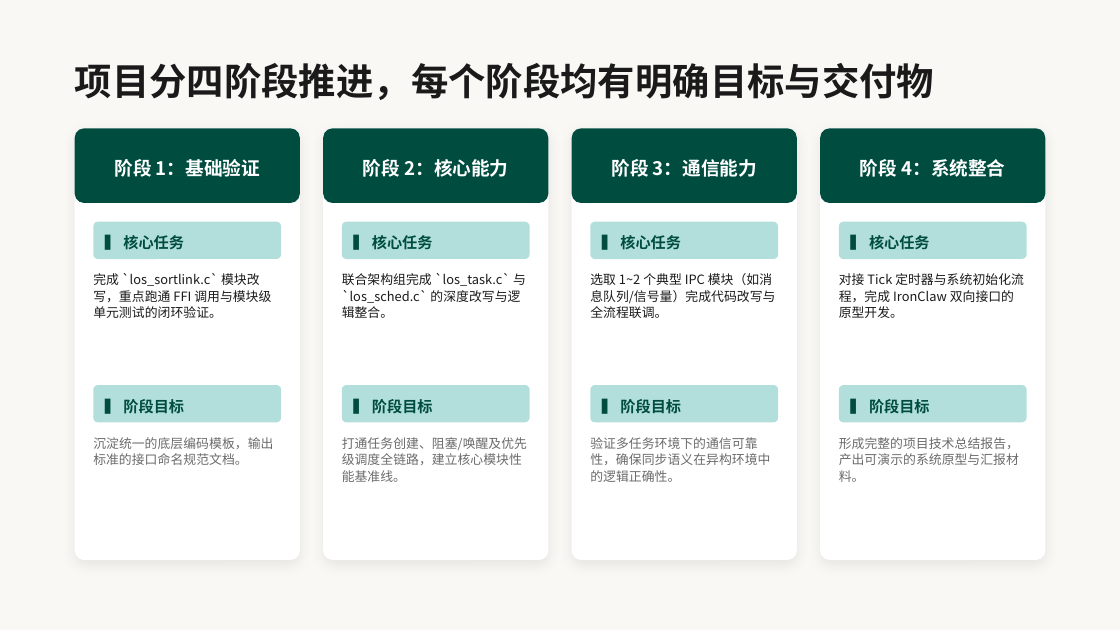
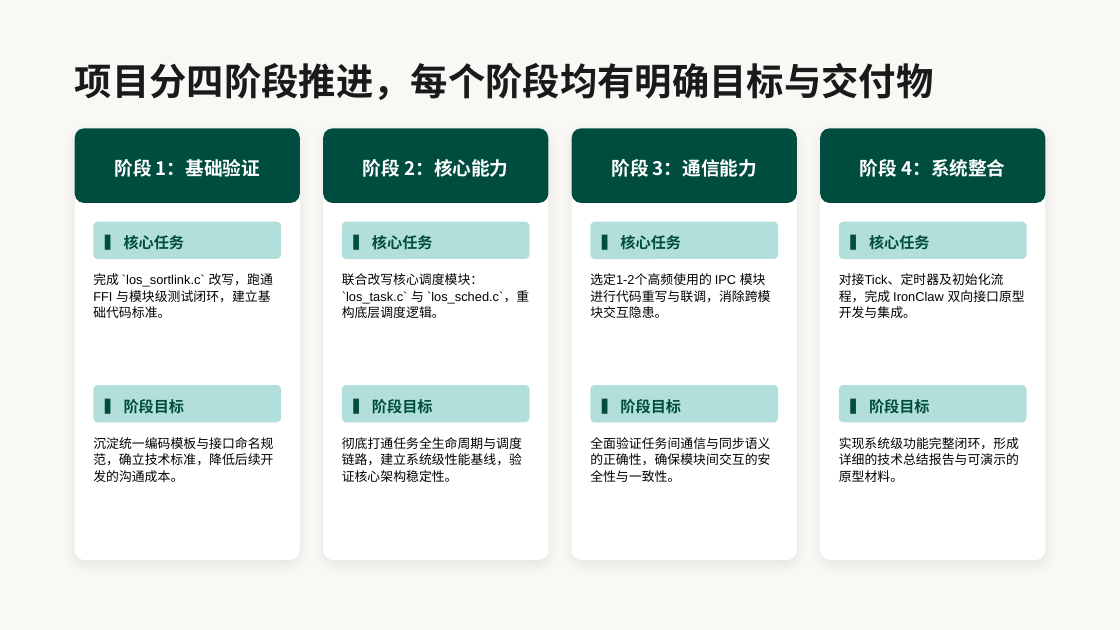
Before and after one commit to OSH-2026/Vexilon, a slide deck: slide 10 of docs/Vexilon项目汇报：基于Rust与IronClaw重构LiteOS-M内核.pptx (slide 18 before the commit). Drawn at 1120x630 pixels with LibreOffice and Linux fonts; fonts in the diff are those of the drawing. Boxes give left, top, right and bottom in pixels: in the first picture for what was removed or moved away, otherwise in the second. Text is boxed around its words. In the diff, an @@ line names an element or a change of style, - is before the commit and + after.

```diff
--- a/docs/Vexilon项目汇报：基于Rust与IronClaw重构LiteOS-M内核.pptx
+++ b/docs/Vexilon项目汇报：基于Rust与IronClaw重构LiteOS-M内核.pptx
@@ text at [93, 273, 273, 318]: text changed; font Noto Sans CJK SC to Arial; text colour #1A1A1A to #000000 @@
-完成 `los_sortlink.c` 模块改写，重点跑通 FFI 调用与模块级单元测试的闭环验证。
+完成 `los_sortlink.c` 改写，跑通 FFI 与模块级测试闭环，建立基础代码标准。
@@ text at [342, 273, 529, 318]: text changed; font Noto Sans CJK SC to Arial; text colour #1A1A1A to #000000 @@
-联合架构组完成 `los_task.c` 与 `los_sched.c` 的深度改写与逻辑整合。
+联合改写核心调度模块：`los_task.c` 与 `los_sched.c`，重构底层调度逻辑。
@@ text at [590, 273, 770, 318]: text changed; font Noto Sans CJK SC to Arial; text colour #1A1A1A to #000000 @@
-选取 1~2 个典型 IPC 模块（如消息队列/信号量）完成代码改写与全流程联调。
+选定1-2个高频使用的 IPC 模块进行代码重写与联调，消除跨模块交互隐患。
@@ text at [839, 273, 1025, 318]: text changed; font Noto Sans CJK SC to Arial; text colour #1A1A1A to #000000 @@
-对接 Tick 定时器与系统初始化流程，完成 IronClaw 双向接口的原型开发。
+对接Tick、定时器及初始化流程，完成 IronClaw 双向接口原型开发与集成。
@@ text at [93, 437, 273, 482]: text changed; font Noto Sans CJK SC to Arial; text colour #6B6B6B to #000000 @@
-沉淀统一的底层编码模板，输出标准的接口命名规范文档。
+沉淀统一编码模板与接口命名规范，确立技术标准，降低后续开发的沟通成本。
@@ text at [342, 437, 522, 482]: text changed; font Noto Sans CJK SC to Arial; text colour #6B6B6B to #000000 @@
-打通任务创建、阻塞/唤醒及优先级调度全链路，建立核心模块性能基准线。
+彻底打通任务全生命周期与调度链路，建立系统级性能基线，验证核心架构稳定性。
@@ text at [590, 437, 770, 482]: text changed; font Noto Sans CJK SC to Arial; text colour #6B6B6B to #000000 @@
-验证多任务环境下的通信可靠性，确保同步语义在异构环境中的逻辑正确性。
+全面验证任务间通信与同步语义的正确性，确保模块间交互的安全性与一致性。
@@ text at [839, 437, 1019, 482]: text changed; font Noto Sans CJK SC to Arial; text colour #6B6B6B to #000000 @@
-形成完整的项目技术总结报告，产出可演示的系统原型与汇报材料。
+实现系统级功能完整闭环，形成详细的技术总结报告与可演示的原型材料。
```
Also in this commit, not shown: 7 other slides changed, 10 slides added, 11 slides removed.
